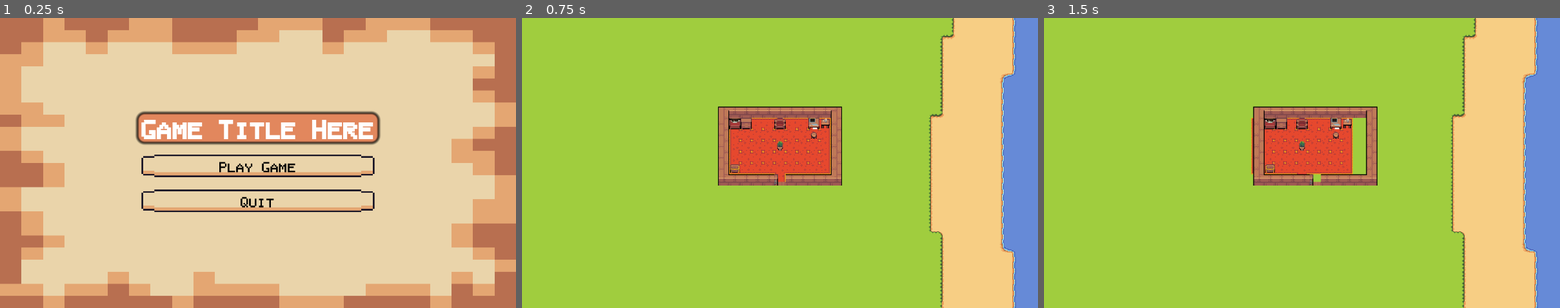
Above: before the commit, frames 1-3 (left to right).
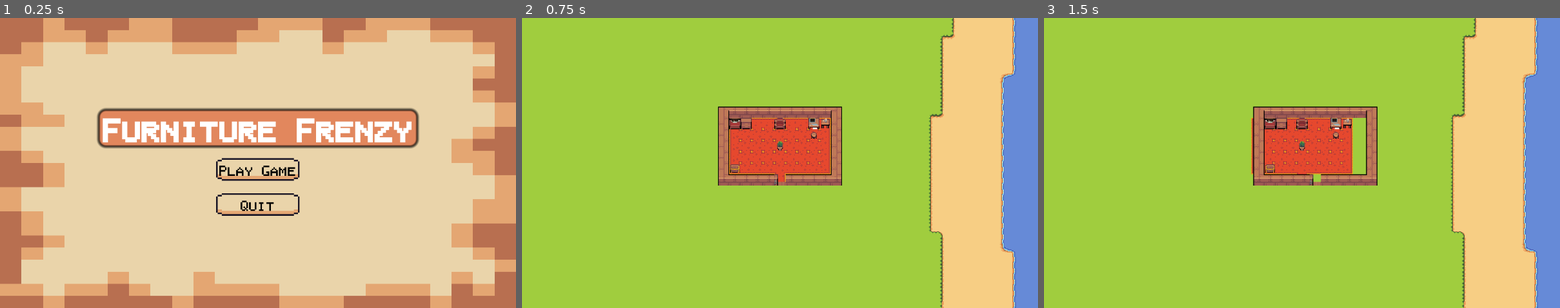
Above: after the commit, the same moments.

Repository: Flame48/FurnitureFrenzy
Game: Godot game, scene res://Scenes/Menus/StartMenu.tscn
Same seed, same stepped clock (60 frames per second), same inputs: the game is played once before the commit and once after it.
Inputs:
- Up to frame 1 (0.25 s): no input
- Up to frame 2 (0.75 s): click "Play Game" at 0.5 s
- Up to frame 3 (1.5 s): tap Enter at 1.25 s; hold D (WallRight) from 1.28 s (still down)

The runs differ from the first frame. In frame 1, 9.7% of the frame differs, in the area x 18-82%, y 30-69%; in frame 2, nothing differs; in frame 3, nothing differs.

Commit message:
fixed buttons and project name

Diff:
--- a/Assets/Themes/Button.tres
+++ b/Assets/Themes/Button.tres
@@ -23,8 +23,8 @@
 
 [sub_resource type="StyleBoxTexture" id="StyleBoxTexture_c2mqk"]
 texture = ExtResource("1_b31yf")
-texture_margin_left = 2.0
-texture_margin_right = 2.0
+texture_margin_left = 4.0
+texture_margin_right = 4.0
 expand_margin_top = 2.0
 expand_margin_bottom = 2.0
 region_rect = Rect2(132, 4, 88, 56)
@@ -43,6 +43,8 @@
 
 [sub_resource type="StyleBoxTexture" id="StyleBoxTexture_kn5ms"]
 texture = ExtResource("1_b31yf")
+texture_margin_left = 4.0
+texture_margin_right = 4.0
 region_rect = Rect2(228, 8, 88, 52)
 
 [resource]
--- a/Assets/Themes/PauseButtons.tres
+++ b/Assets/Themes/PauseButtons.tres
@@ -23,8 +23,8 @@
 
 [sub_resource type="StyleBoxTexture" id="StyleBoxTexture_c2mqk"]
 texture = ExtResource("1_sm0ln")
-texture_margin_left = 2.0
-texture_margin_right = 2.0
+texture_margin_left = 4.0
+texture_margin_right = 4.0
 region_rect = Rect2(132, 4, 88, 56)
 
 [sub_resource type="StyleBoxTexture" id="StyleBoxTexture_8w8ju"]
@@ -41,6 +41,8 @@
 
 [sub_resource type="StyleBoxTexture" id="StyleBoxTexture_kn5ms"]
 texture = ExtResource("1_sm0ln")
+texture_margin_left = 4.0
+texture_margin_right = 4.0
 region_rect = Rect2(228, 8, 88, 52)
 
 [resource]
--- a/Assets/Themes/TitleLabel.tres
+++ b/Assets/Themes/TitleLabel.tres
@@ -27,6 +27,6 @@
 Label/constants/shadow_offset_x = 1
 Label/constants/shadow_offset_y = 1
 Label/constants/shadow_outline_size = 1
-Label/font_sizes/font_size = 64
+Label/font_sizes/font_size = 80
 Label/fonts/font = SubResource("FontVariation_jqemk")
 Label/styles/normal = SubResource("StyleBoxFlat_r5u25")
--- a/Scenes/Menus/StartMenu.tscn
+++ b/Scenes/Menus/StartMenu.tscn
@@ -35,35 +35,41 @@
 layout_mode = 2
 size_flags_horizontal = 4
 
-[node name="VBoxContainer" type="VBoxContainer" parent="Camera2D/MarginContainer/HBoxContainer"]
+[node name="VBoxContainer2" type="VBoxContainer" parent="Camera2D/MarginContainer/HBoxContainer"]
 layout_mode = 2
-size_flags_vertical = 4
-alignment = 1
 
-[node name="GameTitle" type="Label" parent="Camera2D/MarginContainer/HBoxContainer/VBoxContainer"]
+[node name="GameTitle" type="Label" parent="Camera2D/MarginContainer/HBoxContainer/VBoxContainer2"]
 layout_mode = 2
 theme = ExtResource("3_840rw")
-text = "Game Title Here"
+text = "Furniture Frenzy"
 horizontal_alignment = 1
 vertical_alignment = 1
 
-[node name="Label2" type="Label" parent="Camera2D/MarginContainer/HBoxContainer/VBoxContainer"]
+[node name="Label2" type="Label" parent="Camera2D/MarginContainer/HBoxContainer/VBoxContainer2"]
 layout_mode = 2
 
-[node name="Play" type="Button" parent="Camera2D/MarginContainer/HBoxContainer/VBoxContainer"]
+[node name="HBoxContainer" type="HBoxContainer" parent="Camera2D/MarginContainer/HBoxContainer/VBoxContainer2"]
+layout_mode = 2
+alignment = 1
+
+[node name="VBoxContainer" type="VBoxContainer" parent="Camera2D/MarginContainer/HBoxContainer/VBoxContainer2/HBoxContainer"]
+layout_mode = 2
+alignment = 1
+
+[node name="Play" type="Button" parent="Camera2D/MarginContainer/HBoxContainer/VBoxContainer2/HBoxContainer/VBoxContainer"]
 layout_mode = 2
 mouse_default_cursor_shape = 2
 theme = ExtResource("4_wcy5u")
 text = "Play Game"
 
-[node name="Label" type="Label" parent="Camera2D/MarginContainer/HBoxContainer/VBoxContainer"]
+[node name="Label" type="Label" parent="Camera2D/MarginContainer/HBoxContainer/VBoxContainer2/HBoxContainer/VBoxContainer"]
 layout_mode = 2
 
-[node name="Quit" type="Button" parent="Camera2D/MarginContainer/HBoxContainer/VBoxContainer"]
+[node name="Quit" type="Button" parent="Camera2D/MarginContainer/HBoxContainer/VBoxContainer2/HBoxContainer/VBoxContainer"]
 layout_mode = 2
 mouse_default_cursor_shape = 2
 theme = ExtResource("4_wcy5u")
 text = "Quit"
 
-[connection signal="pressed" from="Camera2D/MarginContainer/HBoxContainer/VBoxContainer/Play" to="." method="_on_play_pressed"]
-[connection signal="pressed" from="Camera2D/MarginContainer/HBoxContainer/VBoxContainer/Quit" to="." method="_on_quit_pressed"]
+[connection signal="pressed" from="Camera2D/MarginContainer/HBoxContainer/VBoxContainer2/HBoxContainer/VBoxContainer/Play" to="." method="_on_play_pressed"]
+[connection signal="pressed" from="Camera2D/MarginContainer/HBoxContainer/VBoxContainer2/HBoxContainer/VBoxContainer/Quit" to="." method="_on_quit_pressed"]
--- a/project.godot
+++ b/project.godot
@@ -10,7 +10,7 @@
 
 [application]
 
-config/name="Cupid's Real Estate"
+config/name="Furniture Frenzy"
 run/main_scene="res://Scenes/Menus/StartMenu.tscn"
 config/features=PackedStringArray("4.1", "Mobile")
 config/icon="res://icon.svg"
